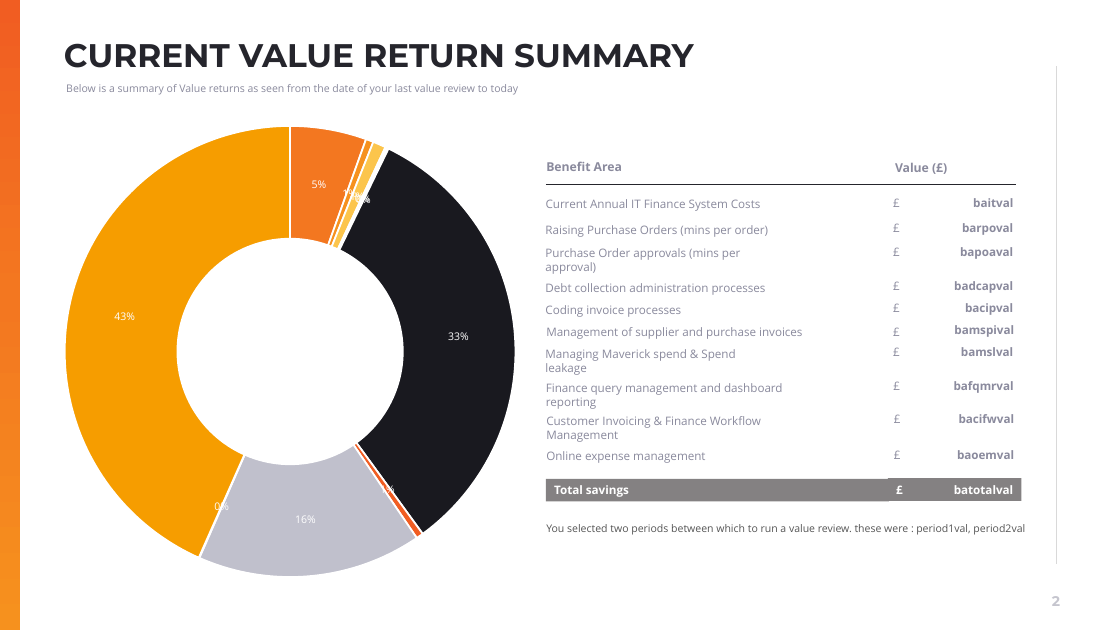
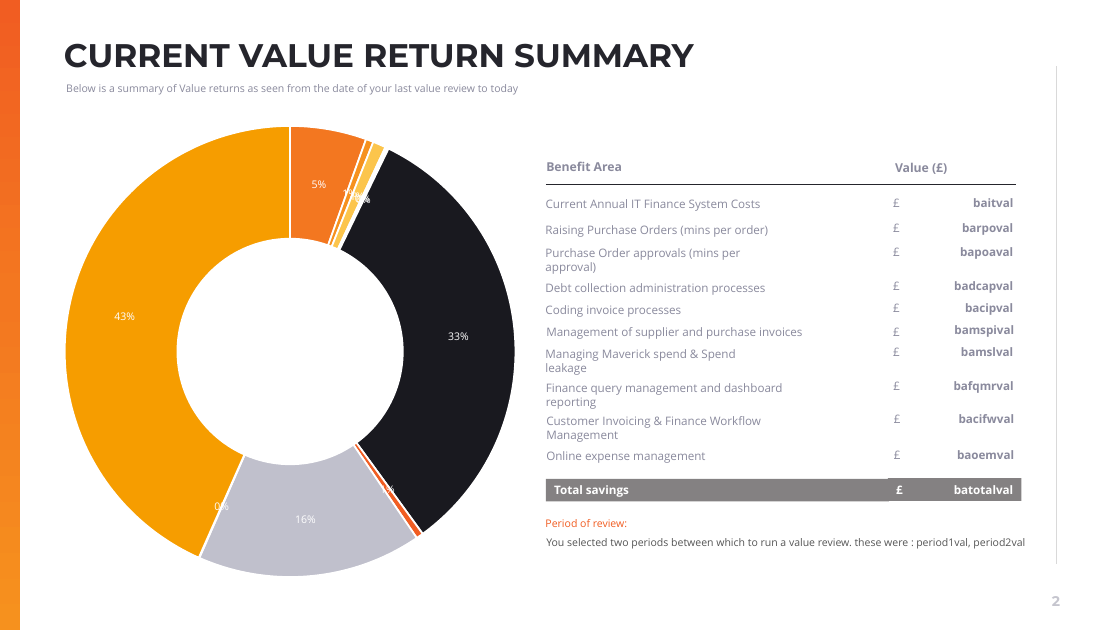
Before and after one commit to muratozdemirpiblo/ppt-api, a slide deck: slide 2 of questionare.pptx. Drawn at 1120x630 pixels with LibreOffice and Linux fonts; fonts in the diff are those of the drawing; background and template pictures are left out. Boxes give left, top, right and bottom in pixels: in the first picture for what was removed or moved away, otherwise in the second. Text is boxed around its words. In the diff, an @@ line names an element or a change of style, - is before the commit and + after.

```diff
--- a/questionare.pptx
+++ b/questionare.pptx
@@ text "You selected two periods between ...": place and size @@
-text "You selected two periods between ..." at bbox=[546, 524, 1025, 535]
+text "You selected two periods between ..." at bbox=[546, 538, 1025, 549]
@@ text added at bbox=[545, 519, 627, 527], 9 pt, text #F15D22 @@
+Period of review:
```
Also in this commit, not shown: 1 other slide changed, 1 other file.
